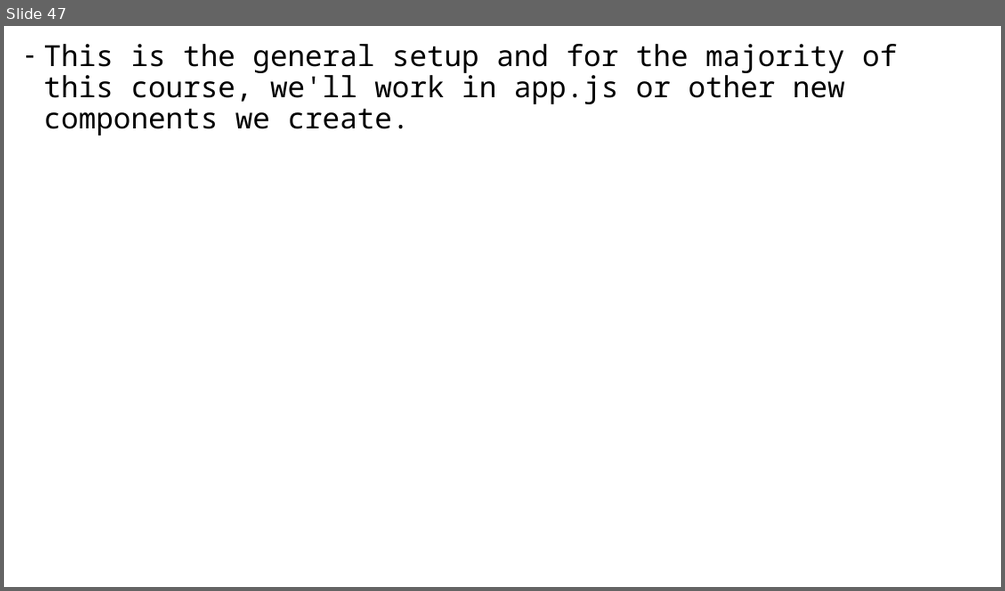
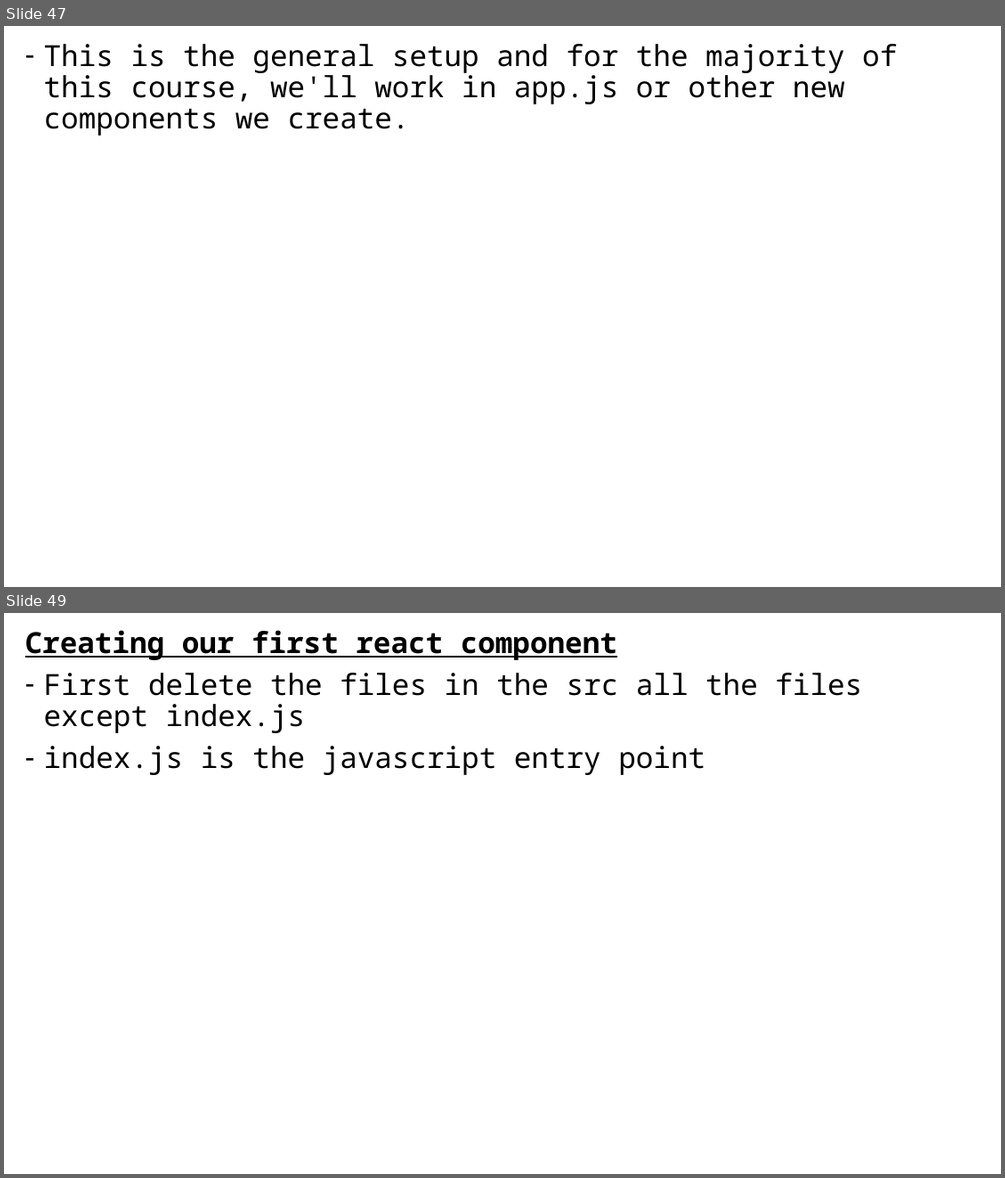
Before and after one commit to Vijay-Ky/Aptech-DSU-FWD-B704, a slide deck: React/ReactTheory.pptx. Shown one above the other, each under a label of ours: slide 47 before the commit, slides 47 and 49 after it; the slides between them are not shown. The pictures are 1005x591 and 1005x1178 pixels, drawn with LibreOffice and Linux fonts; fonts in the diff are those of the drawing. Boxes give left, top, right and bottom in pixels: in the first picture for what was removed or moved away, otherwise in the second. Text is boxed around its words. In the diff, an @@ line names an element or a change of style, - is before the commit and + after.

```diff
--- a/React/ReactTheory.pptx
+++ b/React/ReactTheory.pptx
@@ slide 49 added at (4,613,1001,1174), background #FFFFFF @@
@@ text added at (25,630,862,775), 28 pt, text #000000 @@
+Creating our first react component
+– First delete the files in the src all the files except index.js
+– index.js is the javascript entry point
```
Also in this commit, not shown: 1 slide changed, 1 other slide added, 2 slides removed, 1 other file.
